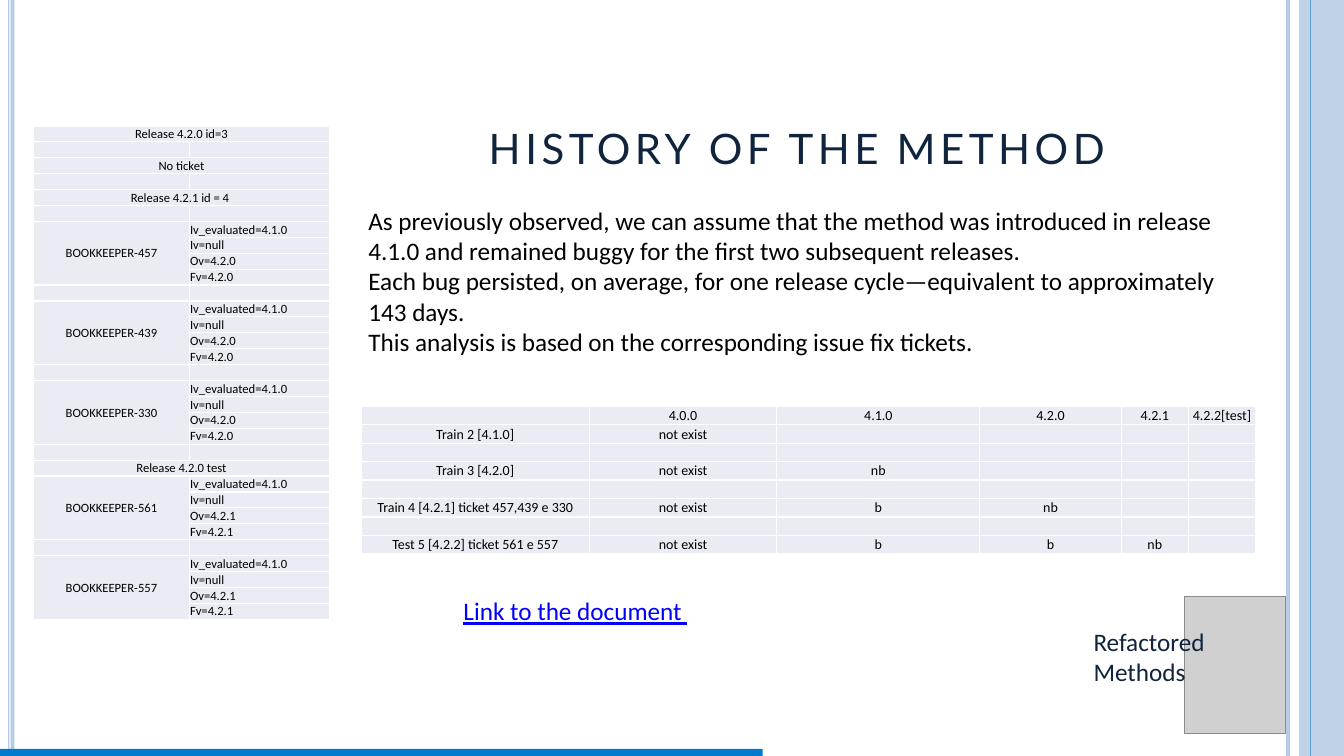
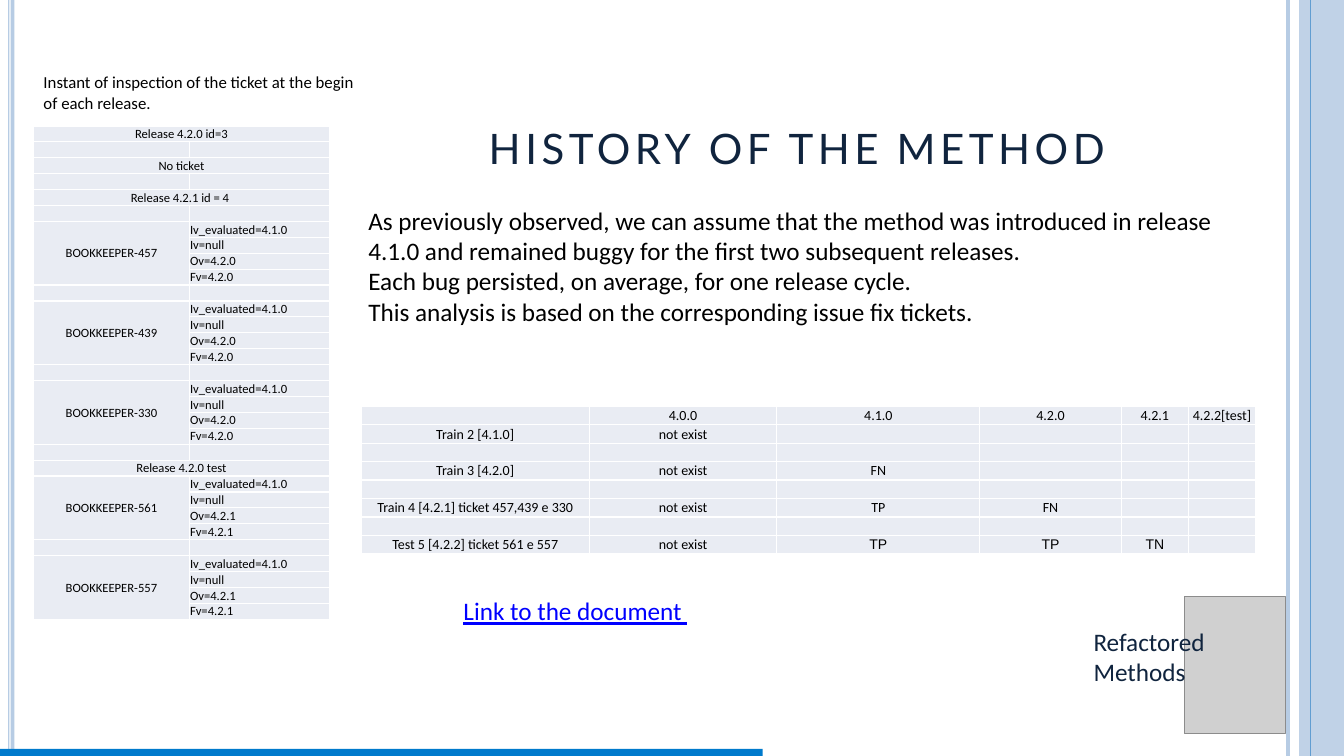
Before and after one commit to FrancescoAstolfiDev/progettoParteFalessi, a slide deck: slide 21 of My_Ispw2_Project_Falessi/report/report_astolfi.pptm. Drawn at 1344x756 pixels with LibreOffice and Linux fonts; fonts in the diff are those of the drawing; grey boxes stand for pictures. Boxes give left, top, right and bottom in pixels: in the first picture for what was removed or moved away, otherwise in the second. Text is boxed around its words. In the diff, an @@ line names an element or a change of style, - is before the commit and + after.

```diff
--- a/My_Ispw2_Project_Falessi/report/report_astolfi.pptm
+++ b/My_Ispw2_Project_Falessi/report/report_astolfi.pptm
@@ text added at bbox=[43, 76, 354, 109], 12 pt, text #000000 @@
+Instant of inspection of the ticket at the begin of each release.
@@ text at bbox=[368, 212, 1211, 326]: text changed @@
-As previously observed, we can assume that the method was introduced in release 4.1.0 and remained buggy for the first two subsequent releases.
-Each bug persisted, on average, for one release cycle—equivalent to approximately 143 days.
-This analysis is based on the corresponding issue fix tickets.
+As previously observed, we can assume that the method was introduced in release 4.1.0 and remained buggy for the first two subsequent releases.
+Each bug persisted, on average, for one release cycle.
+This analysis is based on the corresponding issue fix tickets.
@@ table at bbox=[361, 406, 1255, 555] @@
-row 4, column 3: nb
+row 4, column 3: FN
-row 6, column 3: b
+row 6, column 3: TP
-row 6, column 4: nb
+row 6, column 4: FN
-row 8: Test 5 [4.2.2] ticket 561 e 557 | not exist | b | b | nb | 
+row 8: Test 5 [4.2.2] ticket 561 e 557 | not exist | TP | TP | TN | 
```
Also in this commit, not shown: 27 other slides changed, 2 slides added, 24 other files.
